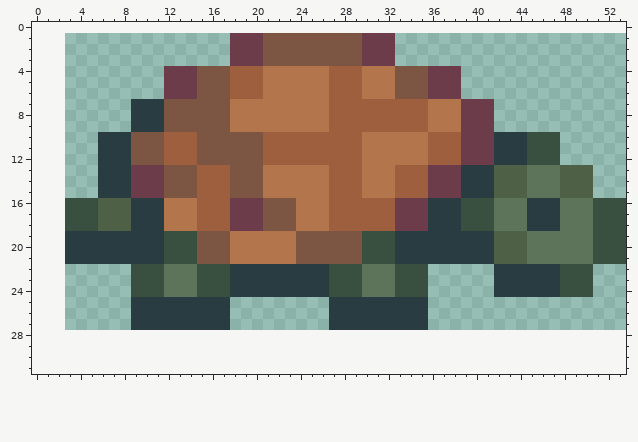
Edited in one commit: pixel-art sprite (src/main/resources/images/turtle.png). That is the earlier state.
The file is 51x27 pixels. The old version is drawn lined up with the new one, on the new canvas.
And afterwards:
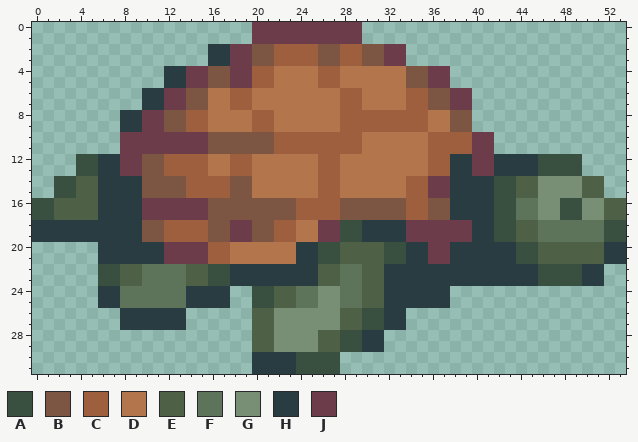
Palette (. is transparent): A #395040  B #7d5643  C #9d5f3e  D #b3754b  E #4e6046  F #5e745a  G #798f75  H #293c42  J #6c3c4a
The exact change:
canvas 51x27 -> 54x32, the old top-left corner now at 3,1
Changed rows in their new state; - is an unchanged pixel.
first column x 0:
 0 --------------------JJJJJJJJJJ------------------------
 1 ------------------..-JJJJJJJJJ...---------------------
 2 ----------------HH--B-CCCC--CCBB-J--------------------
 3 ----------------HH--B-CCCC--CCBB-J--------------------
 4 ------------HH-J--JJ-C----C-DD---D----.---------------
 5 ------------HH-J--JJ-C----C-DD---D----.---------------
 6 ----------HH--B-DD--D------D-----DCCBB-J--------------
 7 ---------.--JJ--DDCC-------D--DDDD--BBJ-..------------
 8 --------H-JJ--CCDD--CC-----D----------BB..------------
 9 --------H-JJ--CCDD--CC-----D----------BB..------------
10 ------..JJJJJJJJ-----B-----------------C--......------
11 ------..JJJJJJJJ-----B-----------------C--......------
12 ----AA--JJ-----CDDCCDDDDDD--DD--------HH-----H--AA----
13 ----AA--J-BBCCC-DDCCD-----C-DD---DDDCCH-JJHHHHAAAA.---
14 --AAEE---HBB--C-----D-----C-DD---D----H---AA-EGGGG-E--
15 --AAEE---HBB--C-----D-----C-DD---D----H---AA-EGGGG-E--
16 AAEEEEHHH-JJJJJJBBBBB---CCC-BBBBBBCCBB-HHHAA-FGGAAGGEE
17 AAEEEEHHH-JJJJJJBBBBB---CCC-BBBBBBCCBB-HHHAA-FGGAAGGEE
18 HHHHHHHHH-BBCCC-BB--B-CC--JJAAHHHH--JJJJHHAAEEFF---F--
19 HHH-------BBCCCC--JJBBCCDDJJAAHHH-JJJJJJ--AA-E-----F--
20 ---...------JJJJCC------HHAAEEEE-A--JJ----HHAAEEEEEEHH
21 ---...------JJJJCC------HHAAEEEE-A--JJ----HHAAEEEEEEHH
22 ------AAEEFF--EE----------EEFFEEHHHHHHHHHH----AA--HH--
23 ------AAEEFF--EE----------EEFFEEHHHHHHHHHH----AA--HH--
24 ------HHFFFF--HHHH..AAEEFFGGFFEEHHHHHH----.........---
25 ------HHFFFFFF------AAEEFFGGFFEE----HH----------------
26 --------H-----....--EEGGGGGGEEAA--..------------------
27 --------H-----....--EEGGGGGGEEAA--..------------------
28 --------------------EEGGGGEEAAHH----------------------
29 --------------------EEGGGGEEAAHH----------------------
30 --------------------HHHHAAAA--------------------------
31 --------------------HHHHAAAA--------------------------
Boxes around the changes in both pictures, in picture pixels (x1, y1, x2, y2):
changed: (32, 22, 626, 374)
